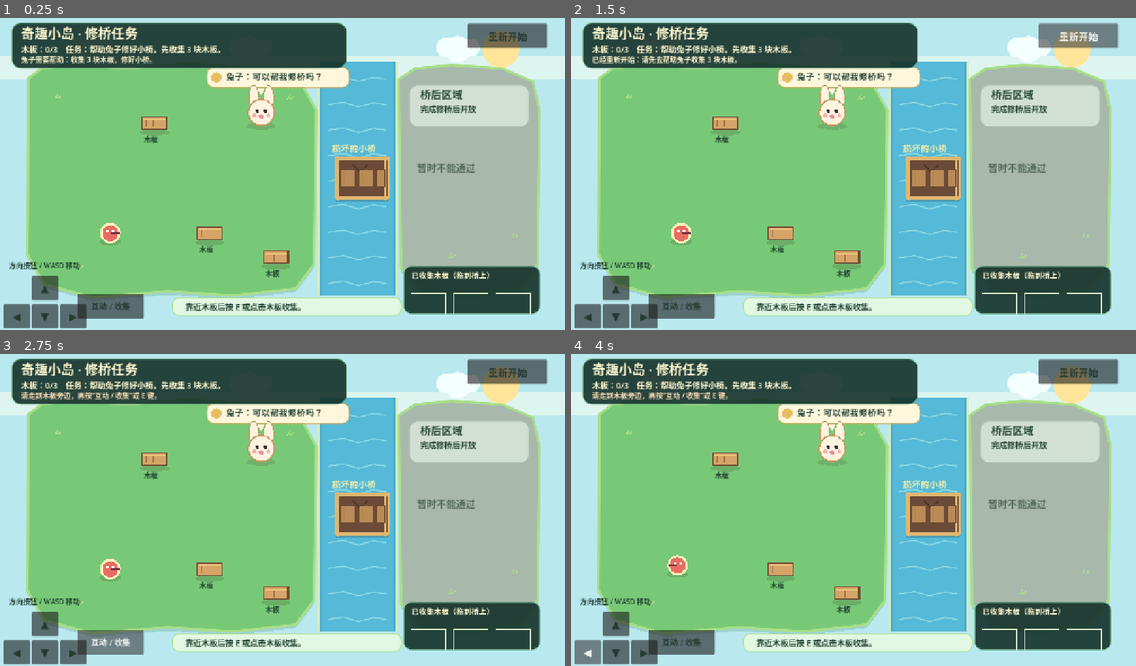
Above: before the commit, frames 1-4 (two rows, left to right).
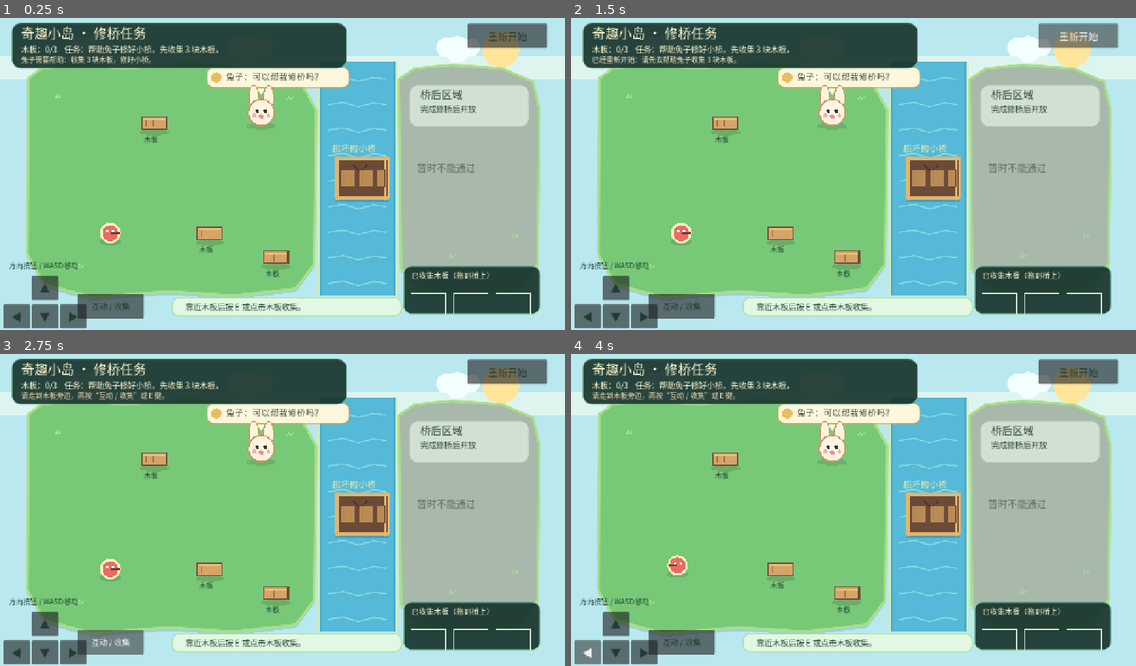
Above: after the commit, the same moments.

Repository: zhuwd-dev/wonder-isle
Game: Godot game, scene res://scenes/boot/Main.tscn
The game is run twice, just before and just after one commit, with the same random seed, the same clock (stepped at 60 frames per second) and the same inputs.
Inputs:
- Up to frame 1 (0.25 s): no input
- Up to frame 2 (1.5 s): click "重新开始" at 0.5 s; click "重新开始" at 1.25 s
- Up to frame 3 (2.75 s): click "互动 / 收集" at 2 s
- Up to frame 4 (4 s): click "▲" at 2.75 s; click "◀" at 3.5 s

The runs differ from the first frame. In frame 1, 2.8% of the frame differs, in the area x 1-93%, y 2-98%; in frame 2, 2.9%; in frame 3, 3.0%; in frame 4, 2.9%.

Commit message:
Set up browser preview and GitHub Pages deployment

Diff:
--- a/scripts/boot/main.gd
+++ b/scripts/boot/main.gd
@@ -1,6 +1,7 @@
 extends Control
 
 const GameState = preload("res://scripts/game/game_state.gd")
+const UI_FONT = preload("res://assets/fonts/NotoSansCJKsc-GameSubset.otf")
 const SAVE_PATH := "user://qxisland_stage2_save.json"
 const WORLD_SIZE := Vector2(1280, 720)
 const PLAYER_SPEED := 260.0
@@ -139,6 +140,9 @@
 
 
 func _ready() -> void:
+	var ui_theme := Theme.new()
+	ui_theme.default_font = UI_FONT
+	theme = ui_theme
 	game_state = GameState.new()
 	_configure_runtime_inputs()
 	_configure_save_path()
@@ -1092,7 +1096,7 @@
 
 
 func _draw() -> void:
-	var font := ThemeDB.fallback_font
+	var font := UI_FONT
 	_draw_background()
 	_draw_world(font)
 	_draw_hud(font)
Binary file added: assets/fonts/NotoSansCJKsc-GameSubset.otf
Not shown, added: assets/fonts/NotoSansCJKsc-GameSubset.otf.import
Not shown, added: assets/fonts/OFL.txt
Not shown, changed: export_presets.cfg
Not shown, added: tools/requirements-web-test.txt
Not shown, added: .github/workflows/web-preview.yml
Not shown, added: docs/开发与浏览器预览.md
Not shown, added: tools/refresh_cjk_font.py
Not shown, added: tools/run_isolated_tests.py
Not shown, added: tools/setup_web_environment.sh
Not shown, added: tools/test_web_preview.py
Not shown, added: tools/test_web_preview.sh
